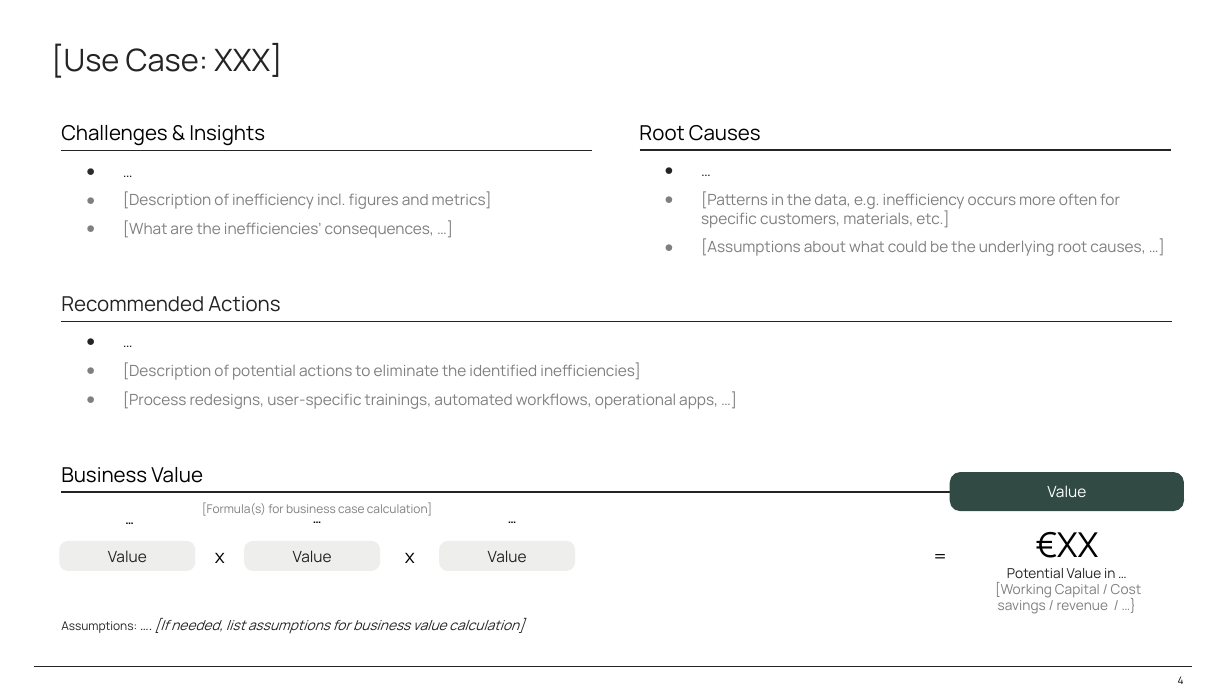
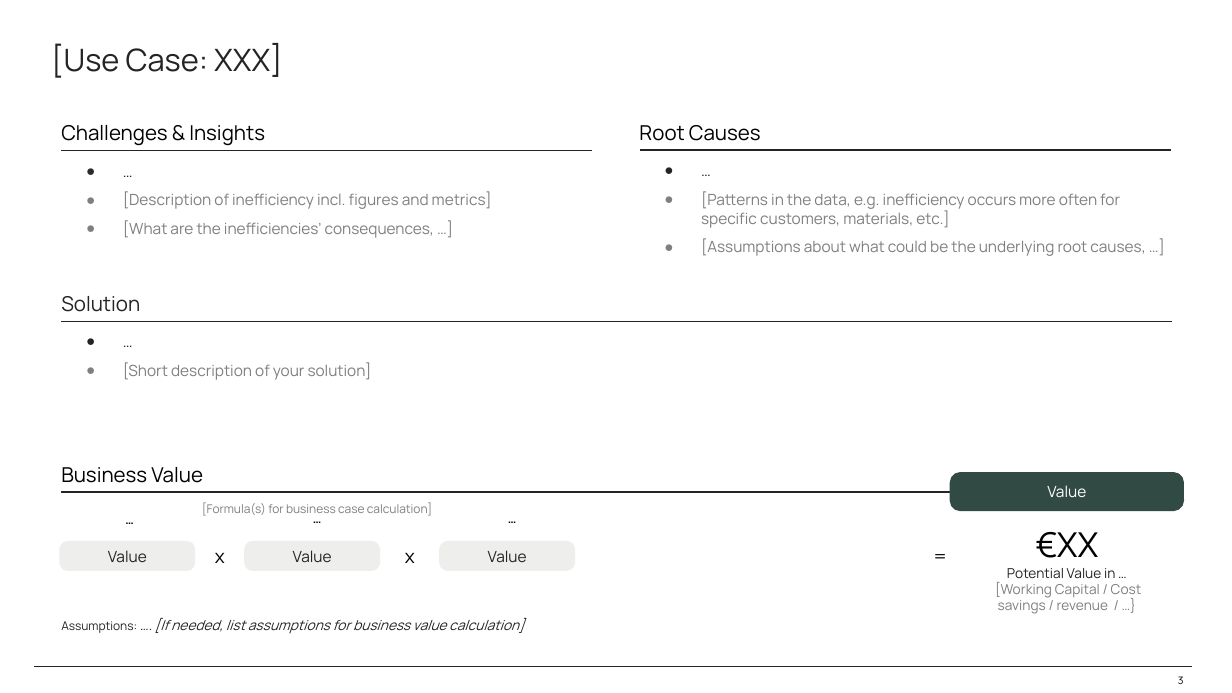
Before and after one commit to MoritzDaw/CaseStudy, a slide deck: slide 3 of 20251101_CaseStudy_FDE.pptx (slide 4 before the commit). Drawn at 1232x693 pixels with LibreOffice and Linux fonts; fonts in the diff are those of the drawing; background and template pictures are left out. Boxes give left, top, right and bottom in pixels: in the first picture for what was removed or moved away, otherwise in the second. Text is boxed around its words. In the diff, an @@ line names an element or a change of style, - is before the commit and + after.

```diff
--- a/20251101_CaseStudy_FDE.pptx
+++ b/20251101_CaseStudy_FDE.pptx
@@ text at [61,296,140,312]: text changed @@
-Recommended Actions
+Solution
@@ text at [123,362,372,380]: text changed @@
-● [Description of potential actions to eliminate the identified inefficiencies]
-● [Process redesigns, user-specific trainings, automated workflows, operational apps, …]
+● [Short description of your solution]
@@ page number at [1178,676,1184,684]: text changed @@
-4
+3
```
Also in this commit, not shown: 2 other slides changed.
